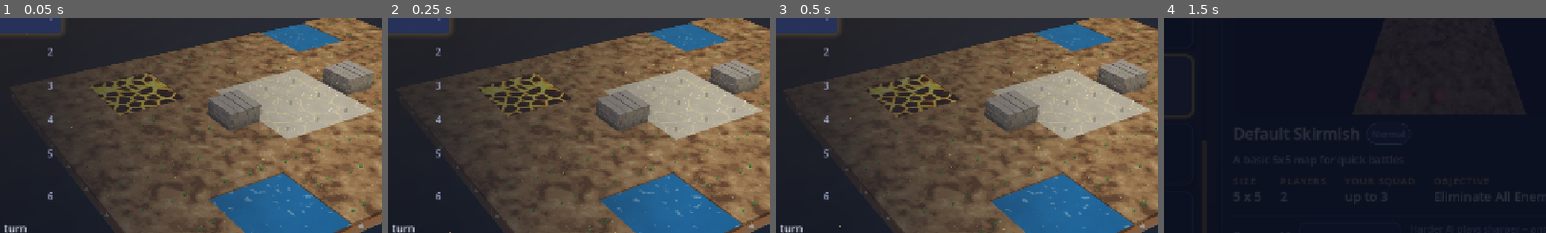
Above: before the commit, frames 1-4 (left to right).
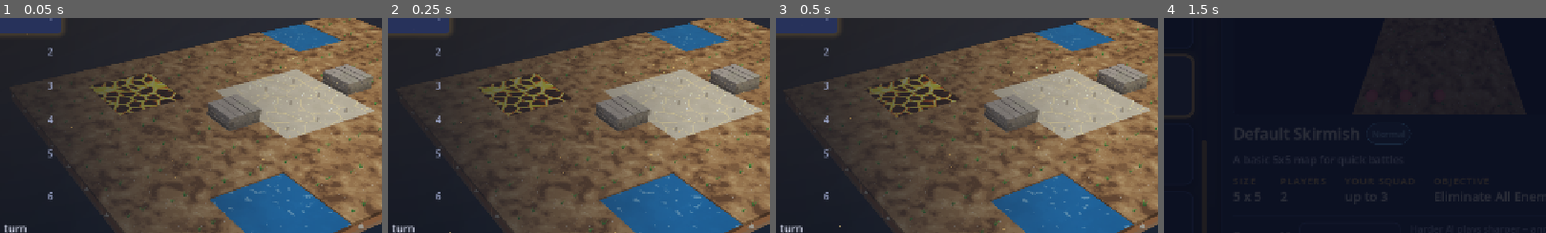
Above: after the commit, the same moments.

Repository: K-ennethA/Conquest
Game: Godot game, scene res://menus/MainMenu.tscn
The game is run twice, just before and just after one commit, with the same random seed, the same clock (stepped at 60 frames per second) and the same inputs.
Inputs (mouse positions are % of the whole screen's width and height, from its top left):
- Up to frame 1 (0.05 s): no input
- Up to frame 2 (0.25 s): no input
- Up to frame 3 (0.5 s): no input
- Up to frame 4 (1.5 s): click "Single Player" at 0.5 s; click (32, 55) at 1.25 s
The pictures show only the part of the screen within x 32-82%, y 30-80%; the shares and areas given below are measured in that part.

The runs differ from the first frame. In frame 1, 1.0% of the frame differs, in the area x 54-98%, y 20-51%; in frame 2, 1.0%, in the area x 54-98%, y 19-51%; in frame 3, 1.0%; in frame 4, nothing differs.

Commit message:
polish(world): organic water/lava shorelines, tree LODs, lower walls, screenshots
- Water cells paint damp turf + mud lip outside the warped terrain mask so
  pools/rivers get organic outlines; softer foam, deeper palette.
- Lava cells fade into scorched turf; crust rim along the outline.
- Low-poly canopy LOD for distant world-skirt forests (~4x fewer tris).
- Dry-stone walls lowered (top 0.75) so units behind stay readable;
  single hashed menhir per sacred tile instead of a post grid.
- Dirt/paving: no grass fringe on upper floors.
- Before|after comparisons in docs/screenshots/world_art/.

Co-Authored-By: Claude Opus 5.5 <noreply@anthropic.com>
Claude-Session: https://claude.ai/code/session_0162bpEGUe9eHwfx1BhGZr9d

Diff:
--- a/game/visuals/world/WorldSkirt.gd
+++ b/game/visuals/world/WorldSkirt.gd
@@ -357,13 +357,18 @@
 				buckets[key2].append(Transform3D(Basis(Vector3.UP, r * 30.0).scaled(Vector3.ONE * 0.8), Vector3(jx, y, jz)))
 		x += spacing
 		ix += 1
+	var total := 0
+	for key in buckets.keys():
+		total += (buckets[key] as Array).size()
+	print_verbose("[WorldSkirt] %d trees/bushes, %d rocks" % [total, rocks.size()])
+	set_meta(&"tree_count", total)
 	for key in buckets.keys():
 		var parts := String(key).split("_")
 		var sp := int(parts[0])
 		var v := int(parts[1])
 		var near := int(parts[2]) == 0
 		var list: Array = buckets[key]
-		_add_multimesh("Canopy_" + key, TreeBuilder.canopy_mesh_for(sp, v), TreeBuilder.foliage_material(false), list, near)
+		_add_multimesh("Canopy_" + key, TreeBuilder.canopy_mesh_for(sp, v, 0 if near else 1), TreeBuilder.foliage_material(false), list, near)
 		_add_multimesh("Trunk_" + key, TreeBuilder.trunk_mesh_for(sp, v), TreeBuilder.decor_material(), list, near)
 	_add_multimesh("TreeShadows", TreeBuilder.shadow_mesh(), TreeBuilder.shadow_material(), shadows, false)
 	_add_multimesh("Rocks", _rock_mesh(), ProcMesh.material(), rocks, true)
--- a/tile_objects/tiles/lowpoly/LowPolyTileBuilder.gd
+++ b/tile_objects/tiles/lowpoly/LowPolyTileBuilder.gd
@@ -23,6 +23,7 @@
 const CAP_TOP: float = 0.10        # walkable surface == UNIT_GROUND_Y
 const CAP_LIP: float = -0.05       # cap skirt bottom (slight overhang lip)
 const WATER_TOP: float = 0.03      # water / lava surface: a little below the grass banks
+const WALL_TOP: float = 0.75       # dry-stone wall height (kept low so units behind stay readable)
 const DIRT_TOP: float = 0.02
 const DIRT_BOTTOM: float = -0.7
 const DIRT_HALF: float = 0.94      # inset so the green cap overhangs the dirt
@@ -534,12 +535,12 @@
 	var kz: int = int(round(global_position.z))
 	var stone := Color(0.47, 0.45, 0.42)
 	var stone_dk := Color(0.33, 0.31, 0.29)
-	pm.box(Vector3(-0.93, CAP_TOP - 0.02, -0.93), Vector3(0.93, 0.95, 0.93), stone_dk)
-	var course := 0.28
+	pm.box(Vector3(-0.93, CAP_TOP - 0.02, -0.93), Vector3(0.93, WALL_TOP - 0.05, 0.93), stone_dk)
+	var course := 0.22
 	var y := CAP_TOP
 	var k := 0
-	while y < 0.9:
-		var y1 := minf(0.97, y + course - 0.03)
+	while y < WALL_TOP - 0.1:
+		var y1 := minf(WALL_TOP - 0.03, y + course - 0.03)
 		for side in 4:
 			var t := -0.95 + (0.0 if k % 2 == 0 else 0.22)
 			var i := 0
@@ -565,7 +566,7 @@
 	while x < 0.97:
 		var x1 := minf(0.97, x + 0.45 + ProcMesh.hash01(kx, kz, j + 30) * 0.2)
 		var hh := ProcMesh.hash01(kx, kz, j + 40)
-		pm.box(Vector3(x + 0.02, 0.95, -0.97), Vector3(x1 - 0.02, 1.02 + hh * 0.05, 0.97), stone.lerp(stone_dk, hh * 0.5), stone.lightened(0.08))
+		pm.box(Vector3(x + 0.02, WALL_TOP - 0.05, -0.97), Vector3(x1 - 0.02, WALL_TOP + 0.02 + hh * 0.05, 0.97), stone.lerp(stone_dk, hh * 0.5), stone.lightened(0.08))
 		x = x1
 		j += 1
 	return pm.commit()
--- a/tile_objects/tiles/lowpoly/TreeBuilder.gd
+++ b/tile_objects/tiles/lowpoly/TreeBuilder.gd
@@ -145,11 +145,18 @@
 
 # --- Cached variant meshes -------------------------------------------------------
 
-static func canopy_mesh_for(sp: int, v: int) -> ArrayMesh:
-	var key := sp * 16 + v
+## [param lod] 1 = low-poly variant (un-subdivided blobs, fewer pine points) for
+## distant world-skirt forests: ~4x fewer triangles, same silhouette at range.
+static func canopy_mesh_for(sp: int, v: int, lod: int = 0) -> ArrayMesh:
+	var key := sp * 16 + v + lod * 1000
 	if not _canopy_cache.has(key):
+		_build_lod = lod
 		_canopy_cache[key] = _build_canopy(sp, v)
+		_build_lod = 0
 	return _canopy_cache[key]
+
+
+static var _build_lod: int = 0
 
 
 static func trunk_mesh_for(sp: int, v: int) -> ArrayMesh:
@@ -229,7 +236,7 @@
 ## A lumpy icosphere blob (1 subdivision). Normals are "spherized" toward the whole
 ## crown's centre [param crown] so clusters shade as one soft painted mass.
 static func _blob(st: SurfaceTool, centre: Vector3, radius: float, crown: Vector3, salt: int, _unused: float) -> void:
-	var tris := _icosphere_tris()
+	var tris := _icosphere_tris(_build_lod)
 	for tri in tris:
 		var pts: Array = []
 		var nrms: Array = []
@@ -249,9 +256,12 @@
 
 
 static var _ico: Array = []
-
-static func _icosphere_tris() -> Array:
-	if not _ico.is_empty():
+static var _ico_low: Array = []
+
+static func _icosphere_tris(lod: int = 0) -> Array:
+	if lod > 0 and not _ico_low.is_empty():
+		return _ico_low
+	if lod == 0 and not _ico.is_empty():
 		return _ico
 	var t := (1.0 + sqrt(5.0)) / 2.0
 	var verts := [
@@ -272,22 +282,24 @@
 		var ab := ((a + b) * 0.5).normalized()
 		var bc := ((b + c) * 0.5).normalized()
 		var ca := ((c + a) * 0.5).normalized()
+		var subtris := [[a, b, c]] if lod > 0 else [[a, ab, ca], [b, bc, ab], [c, ca, bc], [ab, bc, ca]]
 		# Wind so the outward face is front-facing (Godot: clockwise).
-		for tri in [[a, ab, ca], [b, bc, ab], [c, ca, bc], [ab, bc, ca]]:
+		for tri in subtris:
 			var p0: Vector3 = tri[0]
 			var p1: Vector3 = tri[1]
 			var p2: Vector3 = tri[2]
 			var nrm := (p1 - p0).cross(p2 - p0)
+			var out_list: Array = _ico_low if lod > 0 else _ico
 			if nrm.dot(p0 + p1 + p2) > 0.0:
-				_ico.append([p0, p2, p1])
+				out_list.append([p0, p2, p1])
 			else:
-				_ico.append([p0, p1, p2])
-	return _ico
+				out_list.append([p0, p1, p2])
+	return _ico_low if lod > 0 else _ico
 
 
 ## One drooping pine tier: a cone whose rim alternates long / short points.
 static func _cone_tier(st: SurfaceTool, base: Vector3, radius: float, height: float, salt: int) -> void:
-	var n := 10
+	var n := 10 if _build_lod == 0 else 6
 	var apex := base + Vector3(0.0, height, 0.0)
 	var rim: Array = []
 	for i in n:
--- a/tile_objects/tiles/shaders/stylized_burn.gdshader
+++ b/tile_objects/tiles/shaders/stylized_burn.gdshader
@@ -13,6 +13,7 @@
 
 #include "res://tile_objects/tiles/shaders/noise_lib.gdshaderinc"
 #include "res://tile_objects/tiles/shaders/world_lib.gdshaderinc"
+#include "res://tile_objects/tiles/shaders/ground_lib.gdshaderinc"
 
 group_uniforms Palette;
 uniform vec3 char_dark  : source_color = vec3(0.10, 0.07, 0.07);
@@ -66,8 +67,9 @@
 	// Crust plates, thicker near the banks.
 	float bank = 0.0;
 	float rock_rim = 0.0;
+	float lb = 1.0;
 	if (terrain_mask_on > 0.5) {
-		float lb = terrain_at_warped(wp, 1.1).b;
+		lb = terrain_at_warped(wp, 1.1).b;
 		bank = 1.0 - smoothstep(0.45, 0.9, lb);
 		rock_rim = 1.0 - smoothstep(0.54, 0.62, lb);
 	}
@@ -84,9 +86,20 @@
 	vec3 crust_col = mix(char_dark, crust, crust_shade);
 	plate = max(plate, rock_rim);
 	vec3 col = mix(molten, crust_col, plate);
+	// Outside the (warped) lava outline the cell paints scorched turf fading into
+	// the neighbouring grass, so a lava pool has an organic, burnt shoreline.
+	float scorch_zone = 1.0 - smoothstep(0.44, 0.54, lb);
+	if (scorch_zone > 0.0) {
+		float cdist = length(world_pos - CAMERA_POSITION_WORLD);
+		vec3 turf = grass_color(wp, ground_near(cdist), TIME);
+		float burnt = smoothstep(0.2, 0.46, lb);
+		vec3 scorched = mix(turf * 0.9, mix(vec3(0.16, 0.12, 0.1), vec3(0.3, 0.24, 0.18), fbm(wp * 4.0)), burnt);
+		col = mix(col, scorched, scorch_zone);
+	}
 	// Glowing rim of each plate.
 	float rim = (1.0 - smoothstep(0.0, 0.1, e)) * (1.0 - plate);
 	vec3 glow = molten * (1.0 - plate) + flame_hot * rim * 0.4;
+	glow *= 1.0 - (1.0 - smoothstep(0.44, 0.54, lb));
 
 	float wny = (INV_VIEW_MATRIX * vec4(NORMAL, 0.0)).y;
 	float side = smoothstep(0.2, 0.8, wny);
--- a/tile_objects/tiles/shaders/stylized_foliage.gdshader
+++ b/tile_objects/tiles/shaders/stylized_foliage.gdshader
@@ -30,8 +30,8 @@
 uniform vec3 pine_dark   : source_color = vec3(0.05, 0.19, 0.15);
 uniform vec3 pine_mid    : source_color = vec3(0.12, 0.33, 0.22);
 uniform vec3 pine_bright : source_color = vec3(0.30, 0.52, 0.30);
-uniform vec3 autumn_mid  : source_color = vec3(0.78, 0.42, 0.12);
-uniform vec3 autumn_bright : source_color = vec3(0.98, 0.72, 0.26);
+uniform vec3 autumn_mid  : source_color = vec3(0.7, 0.4, 0.13);
+uniform vec3 autumn_bright : source_color = vec3(0.88, 0.64, 0.25);
 uniform vec3 rim_color   : source_color = vec3(0.95, 0.92, 0.6);
 uniform vec3 snow_color  : source_color = vec3(0.92, 0.95, 1.0);
 group_uniforms;
@@ -141,7 +141,7 @@
 	col = mix(col, rim_color * bright * 1.6, fres * 0.35 * up);
 
 	// Optional snow caps (frozen pines).
-	col = mix(col, snow_color, snow_amount * smoothstep(0.72, 0.9, up + (n - 0.5) * 0.3));
+	col = mix(col, snow_color, snow_amount * smoothstep(0.55, 0.72, up + (n - 0.5) * 0.3));
 
 	col = apply_weather(col, 0.0);
 	col = apply_outside(col, world_pos.xz);
--- a/tile_objects/tiles/shaders/stylized_grass.gdshader
+++ b/tile_objects/tiles/shaders/stylized_grass.gdshader
@@ -37,7 +37,7 @@
 	// Grassy cap skirts (the little bank above water / at the board edge) read
 	// as darker turf rather than a flat green wall.
 	float wny = (INV_VIEW_MATRIX * vec4(NORMAL, 0.0)).y;
-	col *= mix(0.62, 1.0, smoothstep(0.2, 0.8, wny));
+	col *= mix(0.8, 1.0, smoothstep(0.2, 0.8, wny));
 	col = apply_grid(col, world_pos, cam_dist);
 	col = apply_weather(col, 1.0);
 	col = apply_outside(col, world_pos.xz);
--- a/tile_objects/tiles/shaders/stylized_water.gdshader
+++ b/tile_objects/tiles/shaders/stylized_water.gdshader
@@ -21,9 +21,9 @@
 
 group_uniforms Palette;
 uniform vec3 water_deep    : source_color = vec3(0.07, 0.25, 0.42);
-uniform vec3 water_mid     : source_color = vec3(0.13, 0.42, 0.56);
-uniform vec3 water_shallow : source_color = vec3(0.30, 0.64, 0.63);
-uniform vec3 foam_color    : source_color = vec3(0.90, 0.97, 0.95);
+uniform vec3 water_mid     : source_color = vec3(0.11, 0.37, 0.54);
+uniform vec3 water_shallow : source_color = vec3(0.2, 0.52, 0.6);
+uniform vec3 foam_color    : source_color = vec3(0.84, 0.94, 0.94);
 group_uniforms;
 
 group_uniforms Waves;
@@ -34,7 +34,7 @@
 group_uniforms;
 
 group_uniforms Shore;
-uniform float shore_foam : hint_range(0.0, 1.0) = 0.65;
+uniform float shore_foam : hint_range(0.0, 1.0) = 0.5;
 // Mask level below which a water cell paints its bank (organic shoreline).
 uniform float shore_line : hint_range(0.0, 0.8) = 0.58;
 uniform vec3 mud_color : source_color = vec3(0.24, 0.2, 0.13);
@@ -111,7 +111,7 @@
 		// than the cell square. Only on up-facing water that borders land.
 		if (wet < shore_line) {
 			float near_g = ground_near(cam_dist);
-			vec3 turf = grass_color(wp, near_g, TIME) * 0.82;
+			vec3 turf = grass_color(wp, near_g, TIME) * 0.95;
 			float mud = smoothstep(shore_line - 0.12, shore_line, wet);
 			col = mix(turf, mud_color, mud * 0.85);
 			bank_out = 1.0;
Not shown, added: docs/screenshots/world_art/.gdignore
Binary file added: docs/screenshots/world_art/01_forest_wide.jpg
Binary file added: docs/screenshots/world_art/02_forest_trees.jpg
Binary file added: docs/screenshots/world_art/03_forest_far_zoom_no_void.jpg
Binary file added: docs/screenshots/world_art/04_river_wide.jpg
Binary file added: docs/screenshots/world_art/05_river_water_bridges.jpg
Binary file added: docs/screenshots/world_art/06_castle_wide.jpg
Binary file added: docs/screenshots/world_art/07_castle_close.jpg
Binary file added: docs/screenshots/world_art/08_elemental_lava_water.jpg
Binary file added: docs/screenshots/world_art/09_proving_grounds_walls.jpg
Binary file added: docs/screenshots/world_art/10_tall_grass_meadow.jpg
Binary file added: docs/screenshots/world_art/11_default_skirmish.jpg
(and 1 more such lines)
